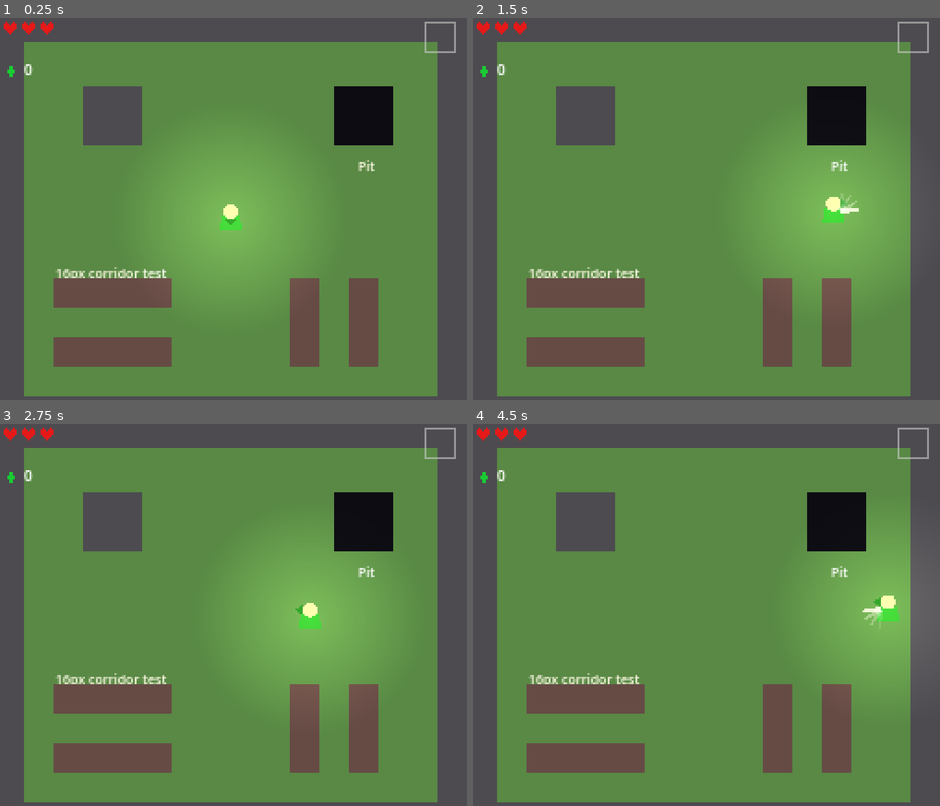
Above: before the commit, frames 1-4 (two rows, left to right).
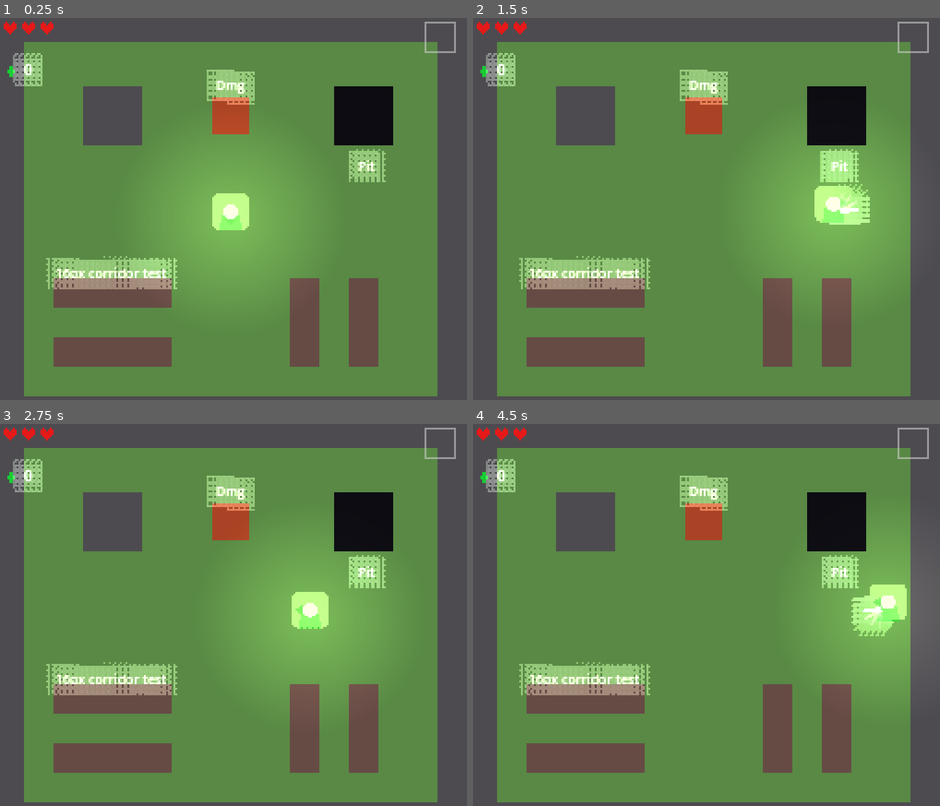
Above: after the commit, the same moments.

Repository: TheGabmeister/games-godot
Game: Godot game, scene res://scenes/main/main.tscn
Same seed, same stepped clock (60 frames per second), same inputs: the game is played once before the commit and once after it.
Inputs:
- Up to frame 1 (0.25 s): no input
- Up to frame 2 (1.5 s): tap Enter at 0.5 s; hold L (action_dash) 0.53-1.28 s; hold D (move_right) from 0.53 s (still down); tap W (move_up) at 0.77 s; tap J (action_sword) at 1.35 s
- Up to frame 3 (2.75 s): tap W (move_up) at 1.52 s; release D (move_right) at 2.03 s; hold A (move_left) from 2.03 s (still down); hold L (action_dash) from 2.03 s (still down)
- Up to frame 4 (4.5 s): release A (move_left) at 2.78 s; release L (action_dash) at 2.78 s; hold D (move_right) 2.78-4.28 s; tap J (action_sword) at 2.85, 4.35 s; tap W (move_up) at 3.02, 3.77 s; hold L (action_dash) 3.53-4.28 s; tap Space at 4.25 s; hold A (move_left) from 4.28 s (still down)

The runs differ from the first frame. In frame 1, 5.1% of the frame differs, in the area x 2-83%, y 9-72%; in frame 2, 5.6%; in frame 3, 5.1%; in frame 4, 5.6%, in the area x 2-93%, y 9-72%.

Commit message:
Add core combat components

Diff:
--- /dev/null
+++ b/zelda-lttp/components/damage_formula.gd
@@ -0,0 +1,47 @@
+class_name DamageFormula
+
+## Full damage pipeline result.
+## Returns a dictionary with:
+##   "blocked": bool — shield blocked it entirely
+##   "immune": bool — target is immune to this damage type
+##   "final_damage": int — damage after all reductions (0 if blocked/immune)
+##   "raw_damage": int — damage before armor
+
+## Step 1: Shield check (projectile-only, must be called separately by shield logic)
+## This function handles Steps 2-4.
+
+static func calculate_damage(
+	raw_damage: int,
+	damage_type: int,
+	armor_tier: int,
+	damage_immunities: Array = []
+) -> Dictionary:
+
+	# Step 2 — Immunity check
+	if damage_type in damage_immunities:
+		return {"blocked": false, "immune": true, "final_damage": 0, "raw_damage": raw_damage}
+
+	# Step 3 — Armor reduction (player only)
+	var final_damage: int = raw_damage
+
+	if damage_type in DamageType.ENVIRONMENTAL_TYPES:
+		# Environmental damage bypasses armor entirely
+		final_damage = raw_damage
+	else:
+		# Combat damage — apply armor reduction
+		match armor_tier:
+			0, 1:
+				# No reduction (tier 0 = no armor, tier 1 = Green Mail baseline)
+				final_damage = raw_damage
+			2:
+				# Blue Mail: halve, round up
+				final_damage = ceili(float(raw_damage) / 2.0)
+			3:
+				# Red Mail: quarter, round up
+				final_damage = ceili(float(raw_damage) / 4.0)
+
+		# Minimum 1 damage after armor (armor never fully negates)
+		final_damage = maxi(final_damage, 1)
+
+	# Step 4 — Return final damage (apply_damage called by the caller)
+	return {"blocked": false, "immune": false, "final_damage": final_damage, "raw_damage": raw_damage}
--- /dev/null
+++ b/zelda-lttp/components/flash_component.gd
@@ -0,0 +1,49 @@
+class_name FlashComponent extends Node
+
+@export var flash_duration: float = 0.08
+
+var _target: CanvasItem = null
+var _original_material: Material = null
+var _flash_material: ShaderMaterial = null
+var _tween: Tween = null
+
+
+func _ready() -> void:
+	# Find the visual node to flash — look for a body/visual child on parent
+	var parent := get_parent()
+	if parent:
+		for child in parent.get_children():
+			if child is CanvasItem and child.name.containsn("Body"):
+				_target = child
+				break
+		# Fallback: flash the parent itself if it's a CanvasItem
+		if not _target and parent is CanvasItem:
+			_target = parent as CanvasItem
+
+	if _target:
+		_flash_material = ShaderMaterial.new()
+		var shader := load("res://shaders/damage_flash.gdshader") as Shader
+		if shader:
+			_flash_material.shader = shader
+
+
+func flash() -> void:
+	if not _target or not _flash_material:
+		return
+
+	# Cancel any ongoing flash
+	if _tween and _tween.is_valid():
+		_tween.kill()
+
+	_original_material = _target.material
+	_target.material = _flash_material
+	_flash_material.set_shader_parameter("flash_amount", 1.0)
+
+	_tween = _target.create_tween()
+	_tween.tween_property(_flash_material, "shader_parameter/flash_amount", 0.0, flash_duration)
+	_tween.tween_callback(_restore_material)
+
+
+func _restore_material() -> void:
+	if _target:
+		_target.material = _original_material
--- /dev/null
+++ b/zelda-lttp/components/health_component.gd
@@ -0,0 +1,27 @@
+class_name HealthComponent extends Node
+
+signal health_changed(current: int, max_health: int)
+signal died()
+
+@export var max_health: int = 4
+var current_health: int
+
+
+func _ready() -> void:
+	current_health = max_health
+
+
+func take_damage(amount: int) -> void:
+	current_health = maxi(current_health - amount, 0)
+	health_changed.emit(current_health, max_health)
+	if current_health <= 0:
+		died.emit()
+
+
+func heal(amount: int) -> void:
+	current_health = mini(current_health + amount, max_health)
+	health_changed.emit(current_health, max_health)
+
+
+func is_alive() -> bool:
+	return current_health > 0
--- /dev/null
+++ b/zelda-lttp/components/hitbox_component.gd
@@ -0,0 +1,18 @@
+class_name HitboxComponent extends Area2D
+
+@export var damage: int = 2
+@export var damage_type: DamageType.Type = DamageType.Type.CONTACT
+@export var knockback_force: float = 120.0
+@export var effect: DamageType.HitEffect = DamageType.HitEffect.NONE
+@export var source_team: StringName = &"enemy"
+
+## Data dictionary passed to HurtboxComponent on contact.
+func get_hitbox_data() -> Dictionary:
+	return {
+		"damage": damage,
+		"damage_type": damage_type,
+		"knockback_force": knockback_force,
+		"effect": effect,
+		"source_team": source_team,
+		"source_position": global_position,
+	}
--- /dev/null
+++ b/zelda-lttp/components/hurtbox_component.gd
@@ -0,0 +1,56 @@
+class_name HurtboxComponent extends Area2D
+
+signal hurt(hitbox_data: Dictionary)
+
+@export var team: StringName = &"player"
+@export var invincibility_duration: float = 0.5
+
+var is_invincible: bool = false
+var _invincibility_timer: float = 0.0
+
+
+func _ready() -> void:
+	area_entered.connect(_on_area_entered)
+
+
+func _process(delta: float) -> void:
+	if is_invincible:
+		_invincibility_timer -= delta
+		if _invincibility_timer <= 0.0:
+			is_invincible = false
+
+
+func _on_area_entered(area: Area2D) -> void:
+	if is_invincible:
+		return
+
+	if area is HitboxComponent:
+		var hitbox: HitboxComponent = area
+		# Don't take damage from same team
+		if hitbox.source_team == team:
+			return
+		var data: Dictionary = hitbox.get_hitbox_data()
+		_start_invincibility()
+		hurt.emit(data)
+	elif area.has_meta("damage"):
+		# Fallback for simple hazard areas (pits, spikes)
+		var data := {
+			"damage": area.get_meta("damage") as int,
+			"damage_type": area.get_meta("damage_type") if area.has_meta("damage_type") else DamageType.Type.CONTACT,
+			"knockback_force": area.get_meta("knockback_force") if area.has_meta("knockback_force") else 120.0,
+			"effect": DamageType.HitEffect.NONE,
+			"source_team": &"environment",
+			"source_position": area.global_position,
+		}
+		_start_invincibility()
+		hurt.emit(data)
+
+
+func _start_invincibility() -> void:
+	is_invincible = true
+	_invincibility_timer = invincibility_duration
+
+
+func reset_invincibility() -> void:
+	is_invincible = false
+	_invincibility_timer = 0.0
--- /dev/null
+++ b/zelda-lttp/components/knockback_component.gd
@@ -0,0 +1,46 @@
+class_name KnockbackComponent extends Node
+
+var _velocity: Vector2 = Vector2.ZERO
+var _active: bool = false
+var _timer: float = 0.0
+var _duration: float = 0.0
+var _initial_speed: float = 0.0
+
+@export var default_duration: float = 0.2
+
+
+func apply(direction: Vector2, force: float, duration: float = -1.0) -> void:
+	var dir: Vector2 = direction.normalized() if direction != Vector2.ZERO else Vector2.DOWN
+	_duration = duration if duration > 0.0 else default_duration
+	_initial_speed = force
+	_velocity = dir * force
+	_timer = 0.0
+	_active = true
+
+
+func _physics_process(delta: float) -> void:
+	if not _active:
+		return
+
+	_timer += delta
+	var t: float = _timer / _duration
+	if t >= 1.0:
+		_active = false
+		_velocity = Vector2.ZERO
+		return
+
+	# Decelerate linearly
+	_velocity = _velocity.normalized() * _initial_speed * (1.0 - t)
+
+	var body: CharacterBody2D = get_parent() as CharacterBody2D
+	if body:
+		body.velocity = _velocity
+		body.move_and_slide()
+
+
+func is_active() -> bool:
+	return _active
+
+
+func get_velocity() -> Vector2:
+	return _velocity
--- /dev/null
+++ b/zelda-lttp/debug/damage_formula_test.gd
@@ -0,0 +1,110 @@
+extends Node2D
+
+var _results: Array[String] = []
+
+
+func _ready() -> void:
+	_test_no_armor()
+	_test_green_mail()
+	_test_blue_mail()
+	_test_red_mail()
+	_test_environmental_bypass()
+	_test_immunity()
+	_test_minimum_damage()
+
+	for r in _results:
+		print(r)
+	queue_redraw()
+
+
+func _test_no_armor() -> void:
+	var r := DamageFormula.calculate_damage(4, DamageType.Type.CONTACT, 0)
+	_assert_eq(r.final_damage, 4, "No armor (tier 0): 4 CONTACT -> 4")
+
+	r = DamageFormula.calculate_damage(8, DamageType.Type.SWORD, 0)
+	_assert_eq(r.final_damage, 8, "No armor (tier 0): 8 SWORD -> 8")
+
+
+func _test_green_mail() -> void:
+	var r := DamageFormula.calculate_damage(4, DamageType.Type.CONTACT, 1)
+	_assert_eq(r.final_damage, 4, "Green Mail (tier 1): 4 CONTACT -> 4 (no reduction)")
+
+
+func _test_blue_mail() -> void:
+	# Halve, round up
+	var r := DamageFormula.calculate_damage(4, DamageType.Type.CONTACT, 2)
+	_assert_eq(r.final_damage, 2, "Blue Mail: 4 CONTACT -> 2")
+
+	r = DamageFormula.calculate_damage(3, DamageType.Type.ARROW, 2)
+	_assert_eq(r.final_damage, 2, "Blue Mail: 3 ARROW -> 2 (ceil)")
+
+	r = DamageFormula.calculate_damage(8, DamageType.Type.BOMB, 2)
+	_assert_eq(r.final_damage, 4, "Blue Mail: 8 BOMB -> 4")
+
+	r = DamageFormula.calculate_damage(12, DamageType.Type.FIRE, 2)
+	_assert_eq(r.final_damage, 6, "Blue Mail: 12 FIRE -> 6")
+
+
+func _test_red_mail() -> void:
+	# Quarter, round up
+	var r := DamageFormula.calculate_damage(8, DamageType.Type.CONTACT, 3)
+	_assert_eq(r.final_damage, 2, "Red Mail: 8 CONTACT -> 2")
+
+	r = DamageFormula.calculate_damage(12, DamageType.Type.ICE, 3)
+	_assert_eq(r.final_damage, 3, "Red Mail: 12 ICE -> 3")
+
+	r = DamageFormula.calculate_damage(16, DamageType.Type.MAGIC, 3)
+	_assert_eq(r.final_damage, 4, "Red Mail: 16 MAGIC -> 4")
+
+	r = DamageFormula.calculate_damage(5, DamageType.Type.SWORD, 3)
+	_assert_eq(r.final_damage, 2, "Red Mail: 5 SWORD -> 2 (ceil)")
+
+
+func _test_environmental_bypass() -> void:
+	# PIT, WATER, SPIKE bypass armor entirely
+	var r := DamageFormula.calculate_damage(2, DamageType.Type.PIT, 3)
+	_assert_eq(r.final_damage, 2, "Red Mail: 2 PIT -> 2 (bypasses armor)")
+
+	r = DamageFormula.calculate_damage(2, DamageType.Type.SPIKE, 3)
+	_assert_eq(r.final_damage, 2, "Red Mail: 2 SPIKE -> 2 (bypasses armor)")
+
+	r = DamageFormula.calculate_damage(2, DamageType.Type.WATER, 2)
+	_assert_eq(r.final_damage, 2, "Blue Mail: 2 WATER -> 2 (bypasses armor)")
+
+
+func _test_immunity() -> void:
+	var immunities: Array = [DamageType.Type.FIRE, DamageType.Type.ICE]
+
+	var r := DamageFormula.calculate_damage(8, DamageType.Type.FIRE, 0, immunities)
+	_assert_eq(r.final_damage, 0, "Immune to FIRE: 0 damage")
+	_assert_eq(r.immune, true, "Immune flag set")
+
+	r = DamageFormula.calculate_damage(4, DamageType.Type.SWORD, 0, immunities)
+	_assert_eq(r.final_damage, 4, "Not immune to SWORD: 4 damage")
+	_assert_eq(r.immune, false, "Immune flag not set")
+
+
+func _test_minimum_damage() -> void:
+	# Armor can't reduce combat damage below 1
+	var r := DamageFormula.calculate_damage(1, DamageType.Type.CONTACT, 3)
+	_assert_eq(r.final_damage, 1, "Red Mail: 1 CONTACT -> 1 (minimum)")
+
+	r = DamageFormula.calculate_damage(2, DamageType.Type.ARROW, 3)
+	_assert_eq(r.final_damage, 1, "Red Mail: 2 ARROW -> 1 (ceil(0.5) = 1)")
+
+
+func _assert_eq(actual: Variant, expected: Variant, label: String) -> void:
+	if actual == expected:
+		_results.append("[PASS] %s" % label)
+	else:
+		_results.append("[FAIL] %s (got %s, expected %s)" % [label, actual, expected])
+
+
+func _draw() -> void:
+	draw_rect(Rect2(Vector2.ZERO, Vector2(256, 224)), Color(0.12, 0.12, 0.15))
+	draw_string(ThemeDB.fallback_font, Vector2(8, 14), "Damage Formula Tests", HORIZONTAL_ALIGNMENT_LEFT, -1, 8, Color.WHITE)
+
+	for i in _results.size():
+		var r: String = _results[i]
+		var color := Color.GREEN if r.begins_with("[PASS]") else Color.RED
+		draw_string(ThemeDB.fallback_font, Vector2(4, 28 + i * 10), r, HORIZONTAL_ALIGNMENT_LEFT, -1, 6, color)
--- /dev/null
+++ b/zelda-lttp/debug/damage_formula_test.tscn
@@ -0,0 +1,6 @@
+[gd_scene load_steps=2 format=3]
+
+[ext_resource type="Script" path="res://debug/damage_formula_test.gd" id="1"]
+
+[node name="DamageFormulaTest" type="Node2D"]
+script = ExtResource("1")
--- a/zelda-lttp/debug/debug_room.tscn
+++ b/zelda-lttp/debug/debug_room.tscn
@@ -1,7 +1,9 @@
-[gd_scene load_steps=8 format=3 uid="uid://c8debug001"]
+[gd_scene load_steps=11 format=3 uid="uid://c8debug001"]
 
 [ext_resource type="Script" path="res://debug/debug_room.gd" id="1_room"]
 [ext_resource type="Resource" path="res://resources/room_data/debug_room.tres" id="2_rd"]
+[ext_resource type="Script" path="res://components/hitbox_component.gd" id="3_hitbox"]
+[ext_resource type="Script" path="res://debug/pit_hazard.gd" id="4_pit"]
 
 [sub_resource type="RectangleShape2D" id="wall_top"]
 size = Vector2(256, 16)
@@ -17,6 +19,9 @@
 
 [sub_resource type="RectangleShape2D" id="corridor_wall_v"]
 size = Vector2(16, 48)
+
+[sub_resource type="RectangleShape2D" id="hitbox_shape"]
+size = Vector2(20, 20)
 
 [node name="DebugRoom" type="Node2D"]
 script = ExtResource("1_room")
@@ -189,6 +194,7 @@
 position = Vector2(200, 56)
 collision_layer = 64
 collision_mask = 2
+script = ExtResource("4_pit")
 
 [node name="PitShape" type="CollisionShape2D" parent="Hazards/PitArea"]
 shape = SubResource("pit_shape")
@@ -209,5 +215,35 @@
 text = "Pit"
 horizontal_alignment = 1
 
+[node name="TestHitbox" type="Area2D" parent="Hazards"]
+position = Vector2(128, 56)
+collision_layer = 16
+collision_mask = 2
+monitorable = true
+script = ExtResource("3_hitbox")
+damage = 4
+damage_type = 0
+knockback_force = 150.0
+source_team = &"enemy"
+
+[node name="HitboxShape" type="CollisionShape2D" parent="Hazards/TestHitbox"]
+shape = SubResource("hitbox_shape")
+
+[node name="HitboxVisual" type="ColorRect" parent="Hazards/TestHitbox"]
+offset_left = -10.0
+offset_top = -10.0
+offset_right = 10.0
+offset_bottom = 10.0
+color = Color(0.8, 0.15, 0.1, 0.7)
+
+[node name="HitboxLabel" type="Label" parent="Hazards/TestHitbox"]
+offset_left = -14.0
+offset_top = -22.0
+offset_right = 14.0
+offset_bottom = -12.0
+theme_override_font_sizes/font_size = 7
+text = "Dmg"
+horizontal_alignment = 1
+
 [node name="CanvasModulate" type="CanvasModulate" parent="."]
 color = Color(1, 0.98, 0.9, 1)
--- /dev/null
+++ b/zelda-lttp/debug/pit_hazard.gd
@@ -0,0 +1,8 @@
+extends Area2D
+
+# Simple pit hazard. Sets metadata so HurtboxComponent's fallback path detects it.
+
+func _ready() -> void:
+	set_meta("damage", 2)
+	set_meta("damage_type", DamageType.Type.PIT)
+	set_meta("knockback_force", 0.0)
--- a/zelda-lttp/resources/damage_type.gd
+++ b/zelda-lttp/resources/damage_type.gd
@@ -12,3 +12,16 @@
 	WATER,
 	SPIKE,
 }
+
+enum HitEffect {
+	NONE,
+	STUN,
+	FREEZE,
+	BURN,
+}
+
+## Environmental damage types that bypass armor entirely.
+const ENVIRONMENTAL_TYPES: Array[int] = [Type.PIT, Type.WATER, Type.SPIKE]
+
+## Combat damage types that armor can reduce.
+const COMBAT_TYPES: Array[int] = [Type.CONTACT, Type.SWORD, Type.ARROW, Type.BOMB, Type.FIRE, Type.ICE, Type.MAGIC]
--- a/zelda-lttp/scenes/main/main.tscn
+++ b/zelda-lttp/scenes/main/main.tscn
@@ -28,7 +28,6 @@
 
 [node name="PostProcessLayer" type="CanvasLayer" parent="." unique_id=640527347]
 layer = 19
-visible = false
 
 [node name="ColorRect" type="ColorRect" parent="PostProcessLayer" unique_id=609874778]
 material = SubResource("ShaderMaterial_post")
--- a/zelda-lttp/scenes/player/player.gd
+++ b/zelda-lttp/scenes/player/player.gd
@@ -29,9 +29,9 @@
 			state.player = self
 
 	# Connect hurtbox for damage
-	var hurtbox := $HurtboxComponent as Area2D
+	var hurtbox: HurtboxComponent = get_node_or_null("HurtboxComponent") as HurtboxComponent
 	if hurtbox:
-		hurtbox.area_entered.connect(_on_hurtbox_area_entered)
+		hurtbox.hurt.connect(_on_hurt)
 
 	# Connect screen shake
 	EventBus.screen_shake_requested.connect(_on_screen_shake_requested)
@@ -61,21 +61,38 @@
 		_: return 2
 
 
-func _on_hurtbox_area_entered(area: Area2D) -> void:
-	# Check if it's a pit/hazard
-	if area.collision_layer & 64:  # Layer 7 = Hazards (bit 6, 0-indexed)
+func _on_hurt(hitbox_data: Dictionary) -> void:
+	var dmg_type: int = hitbox_data.get("damage_type", DamageType.Type.CONTACT)
+	var raw_damage: int = hitbox_data.get("damage", 2)
+	var source_pos: Vector2 = hitbox_data.get("source_position", global_position)
+	var kb_force: float = hitbox_data.get("knockback_force", 120.0)
+
+	# Pit triggers Fall state directly
+	if dmg_type == DamageType.Type.PIT:
 		state_machine.transition_to(&"Fall")
 		return
 
-	# Check if it's an enemy attack
-	if area.collision_layer & 16:  # Layer 5 = EnemyAttacks (bit 4)
-		var direction := (global_position - area.global_position).normalized()
-		var damage := 2
-		if area.has_meta("damage"):
-			damage = area.get_meta("damage")
-		PlayerState.apply_damage(damage)
-		state_machine.transition_to(&"Knockback", {"direction": direction})
-		EventBus.screen_shake_requested.emit(1.0, 0.12)
+	# Run damage formula with player armor
+	var armor_tier: int = PlayerState.get_upgrade(&"armor")
+	var result: Dictionary = DamageFormula.calculate_damage(raw_damage, dmg_type, armor_tier)
+
+	if result.immune:
+		AudioManager.play_sfx(&"clink")
+		return
+
+	var final_damage: int = result.final_damage
+	PlayerState.apply_damage(final_damage)
+
+	# Flash
+	var flash: FlashComponent = get_node_or_null("FlashComponent") as FlashComponent
+	if flash:
+		flash.flash()
+
+	# Knockback
+	var direction: Vector2 = (global_position - source_pos).normalized()
+	state_machine.transition_to(&"Knockback", {"direction": direction, "force": kb_force})
+
+	EventBus.screen_shake_requested.emit(1.0, 0.12)
 
 
 # --- Screen Shake ---
--- a/zelda-lttp/scenes/player/player.tscn
+++ b/zelda-lttp/scenes/player/player.tscn
@@ -10,6 +10,9 @@
 [ext_resource type="Script" path="res://scenes/player/states/fall_state.gd" id="8_fall"]
 [ext_resource type="Script" path="res://scenes/player/states/dash_state.gd" id="9_dash"]
 [ext_resource type="Script" path="res://scenes/items/sword_hitbox.gd" id="10_sword"]
+[ext_resource type="Script" path="res://components/hurtbox_component.gd" id="11_hurtbox"]
+[ext_resource type="Script" path="res://components/flash_component.gd" id="12_flash"]
+[ext_resource type="Script" path="res://components/knockback_component.gd" id="13_knockback"]
 
 [sub_resource type="RectangleShape2D" id="RectangleShape2D_player"]
 size = Vector2(12, 14)
@@ -54,10 +57,19 @@
 [node name="HurtboxComponent" type="Area2D" parent="."]
 collision_layer = 2
 collision_mask = 80
+script = ExtResource("11_hurtbox")
+team = &"player"
+invincibility_duration = 0.5
 
 [node name="HurtboxShape" type="CollisionShape2D" parent="HurtboxComponent"]
 position = Vector2(0, 2)
 shape = SubResource("RectangleShape2D_player")
+
+[node name="FlashComponent" type="Node" parent="."]
+script = ExtResource("12_flash")
+
+[node name="KnockbackComponent" type="Node" parent="."]
+script = ExtResource("13_knockback")
 
 [node name="InteractionProbe" type="Area2D" parent="."]
 collision_layer = 0
Not shown, added: zelda-lttp/components/damage_formula.gd.uid
Not shown, added: zelda-lttp/components/flash_component.gd.uid
Not shown, added: zelda-lttp/components/health_component.gd.uid
Not shown, added: zelda-lttp/components/hitbox_component.gd.uid
Not shown, added: zelda-lttp/components/hurtbox_component.gd.uid
Not shown, added: zelda-lttp/components/knockback_component.gd.uid
Not shown, added: zelda-lttp/debug/damage_formula_test.gd.uid
Not shown, added: zelda-lttp/debug/pit_hazard.gd.uid
Not shown: 1 places in zelda-lttp/scenes/player/player.tscn that only renumber resources
Not shown, changed: zelda-lttp/AGENTS.md
Not shown, changed: zelda-lttp/CLAUDE.md
